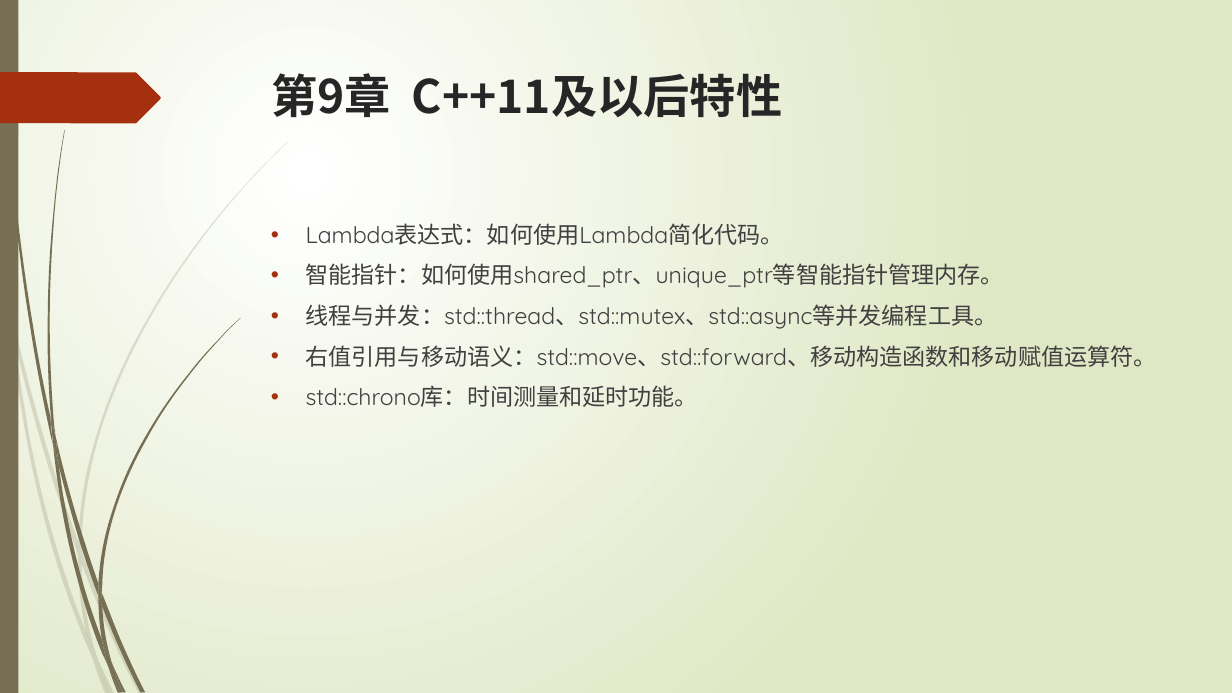
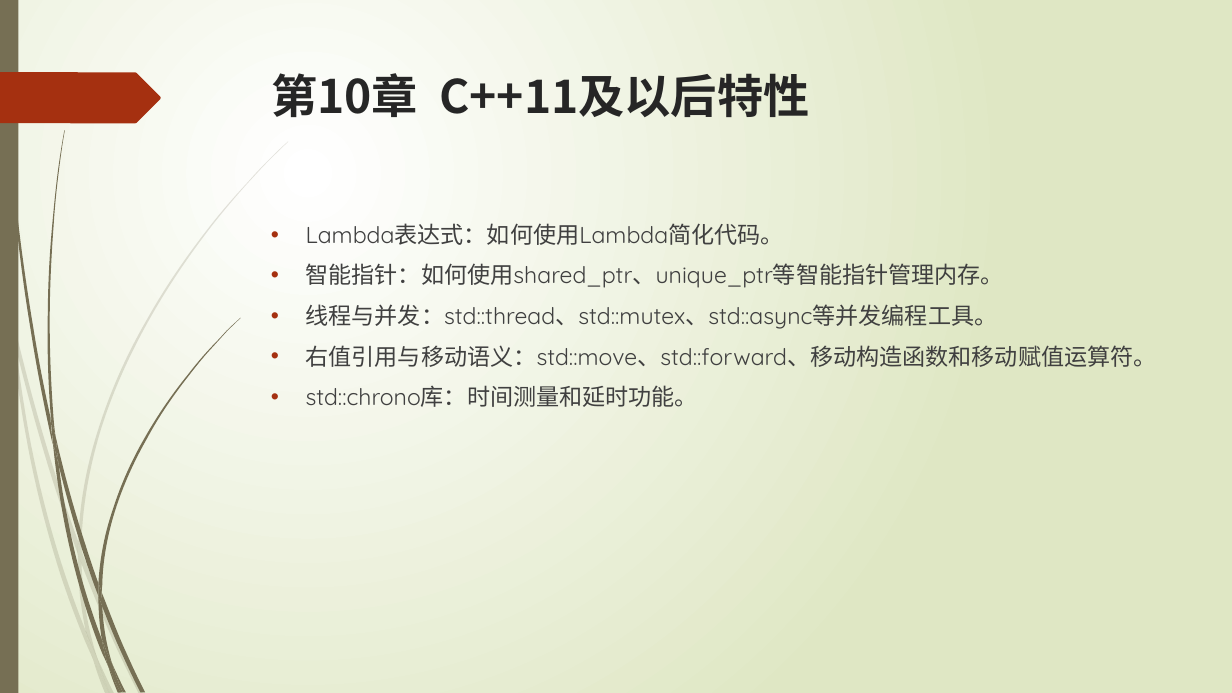
Before and after one commit to liuty2006/learn, a slide deck: slide 45 of learn_cpp/docs/C++语言培训.pptx (slide 22 before the commit). Drawn at 1232x693 pixels with LibreOffice and Linux fonts; fonts in the diff are those of the drawing. Boxes give left, top, right and bottom in pixels: in the first picture for what was removed or moved away, otherwise in the second. Text is boxed around its words. In the diff, an @@ line names an element or a change of style, - is before the commit and + after.

```diff
--- a/learn_cpp/docs/C++语言培训.pptx
+++ b/learn_cpp/docs/C++语言培训.pptx
@@ title at <box>271,73,809,117</box>: text changed @@
-第9章 C++11及以后特性
+第10章 C++11及以后特性
```
Also in this commit, not shown: 8 other slides changed, 23 slides added, 16 other files.
